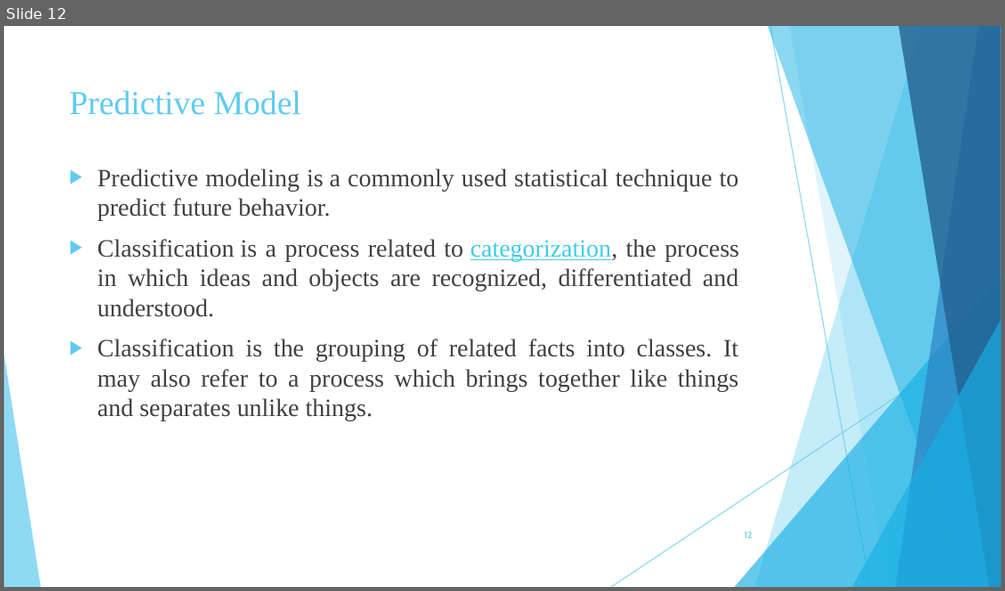
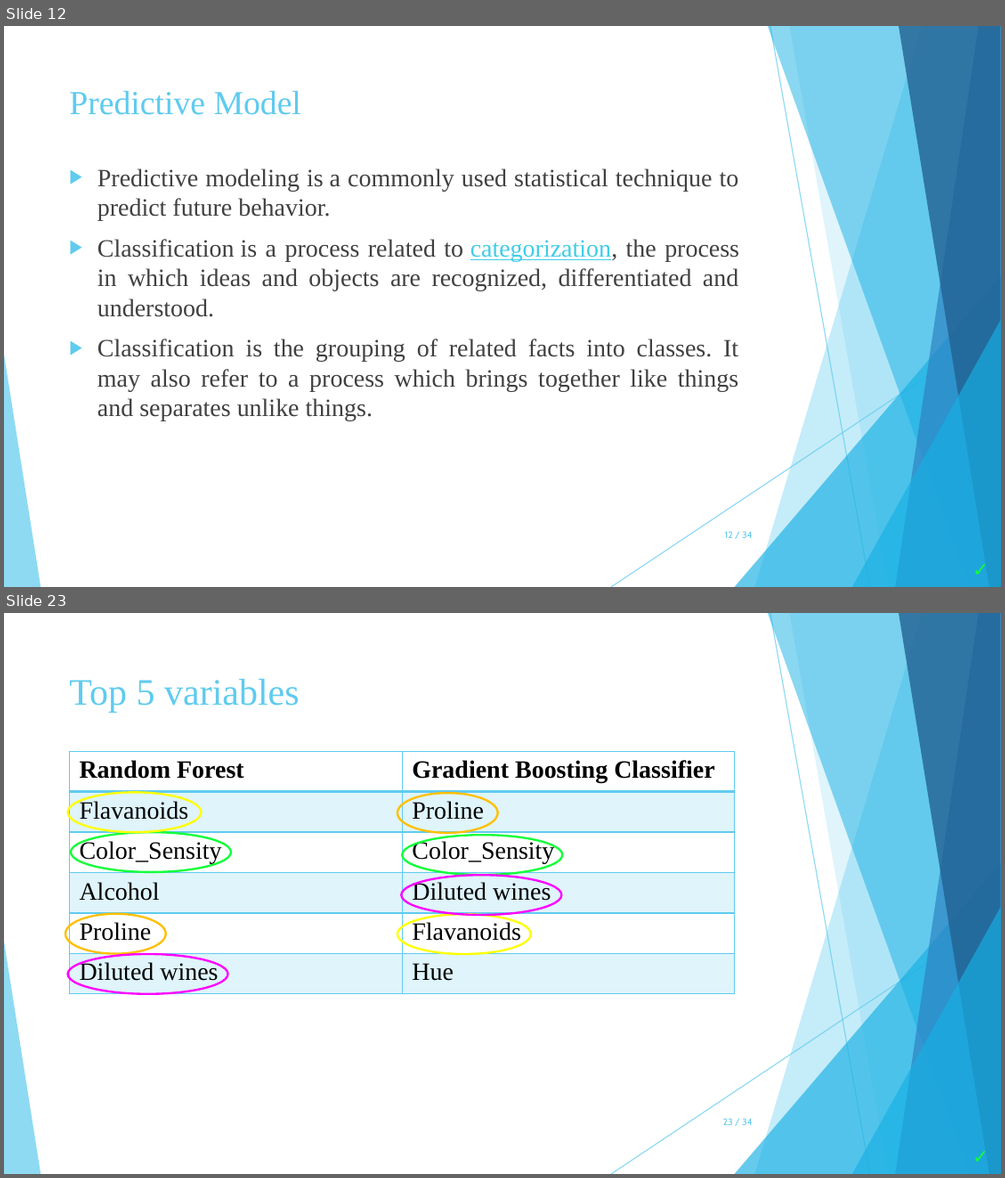
Before and after one commit to zoekelepiri/WineDataPrediction, a slide deck: Wine Data Set.pptx. Shown one above the other, each under a label of ours: slide 12 before the commit, slides 12 and 23 after it; the slides between them are not shown. The pictures are 1005x591 and 1005x1178 pixels, drawn with LibreOffice and Linux fonts; fonts in the diff are those of the drawing. Boxes give left, top, right and bottom in pixels: in the first picture for what was removed or moved away, otherwise in the second. Text is boxed around its words. In the diff, an @@ line names an element or a change of style, - is before the commit and + after.

```diff
--- a/Wine Data Set.pptx
+++ b/Wine Data Set.pptx
@@ slide 23 added at box(4, 613, 1001, 1174), background #FFFFFF; not listed: 10 template elements that a slide beside it also shows @@
@@ title added at box(69, 679, 299, 713), 27 pt, text #5FCBEF @@
+Top 5 variables
@@ table added at box(69, 752, 734, 994), 6 rows, 2 columns @@
+Random Forest | Gradient Boosting Classifier
+Flavanoids | Proline
+Color_Sensity | Color_Sensity
+Alcohol | Diluted wines
+Proline | Flavanoids
+Diluted wines | Hue
@@ ellipse added at box(68, 793, 202, 832), outline #FFFF00 1.5 pt @@
@@ ellipse added at box(397, 793, 499, 832), outline #FFC000 1.5 pt @@
@@ ellipse added at box(71, 832, 231, 872), outline #13FF3A 1.5 pt @@
@@ ellipse added at box(402, 835, 562, 876), outline #13FF3A 1.5 pt @@
@@ ellipse added at box(402, 876, 562, 915), outline #FF00FF 1.5 pt @@
@@ ellipse added at box(65, 914, 167, 954), outline #FFC000 1.5 pt @@
@@ ellipse added at box(397, 914, 531, 954), outline #FFFF00 1.5 pt @@
@@ ellipse added at box(68, 954, 228, 994), outline #FF00FF 1.5 pt @@
@@ page number added at box(723, 1118, 752, 1125), 6.8 pt, text #5FCBEF @@
+23 / 34
@@ text added at box(963, 1139, 1001, 1173), 14 pt, text #13FF3A, bold @@
+✓
@@ slide 12 changed as well @@
@@ page number at box(725, 531, 752, 538): text changed @@
-12
+12 / 34
@@ text added at box(963, 552, 1001, 586), 14 pt, text #13FF3A, bold @@
+✓
```
Also in this commit, not shown: 12 other slides changed, 20 other slides added, 39 slides removed, 12 other files.
